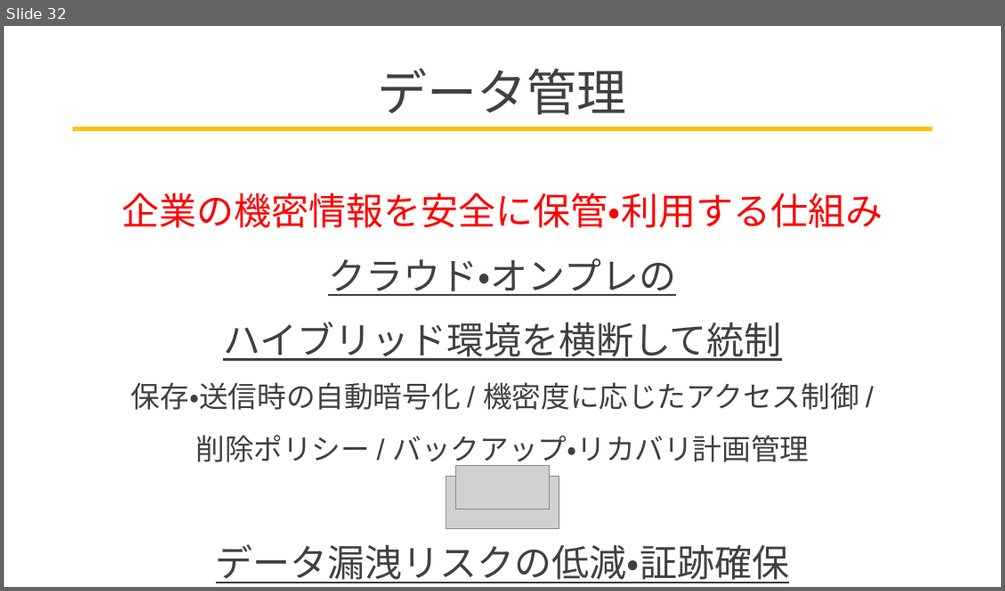
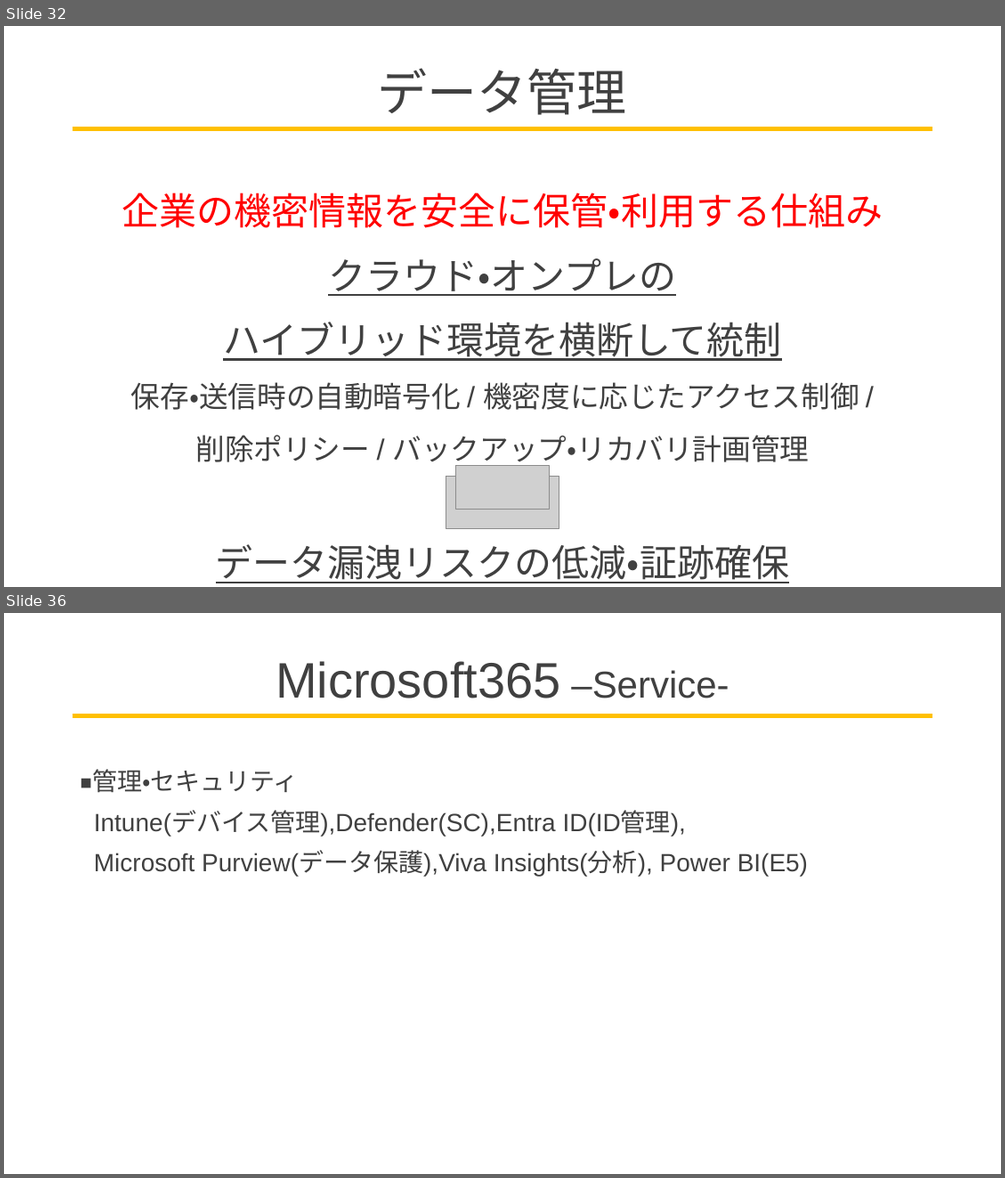
Before and after one commit to AeolusSoul/memo, a slide deck: 1-MSとは.pptx. Shown one above the other, each under a label of ours: slide 32 before the commit, slides 32 and 36 after it; the slides between them are not shown. The pictures are 1005x591 and 1005x1178 pixels, drawn with LibreOffice and Linux fonts; fonts in the diff are those of the drawing; grey boxes stand for pictures. Boxes give left, top, right and bottom in pixels: in the first picture for what was removed or moved away, otherwise in the second. Text is boxed around its words. In the diff, an @@ line names an element or a change of style, - is before the commit and + after.

```diff
--- a/1-MSとは.pptx
+++ b/1-MSとは.pptx
@@ slide 36 added at [4,613,1001,1174], background #FFFFFF; not listed: 1 template element that a slide beside it also shows @@
@@ title added at [275,661,728,698], 48 pt, text #404040 @@
+Microsoft365 –Service-
@@ text added at [92,769,808,876], 24 pt, text #404040 @@
+◾️管理・セキュリティ
+Intune(デバイス管理),Defender(SC),Entra ID(ID管理),
+Microsoft Purview(データ保護),Viva Insights(分析), Power BI(E5)
```
Also in this commit, not shown: 3 slides changed, 19 other slides added, 1 slide removed.
